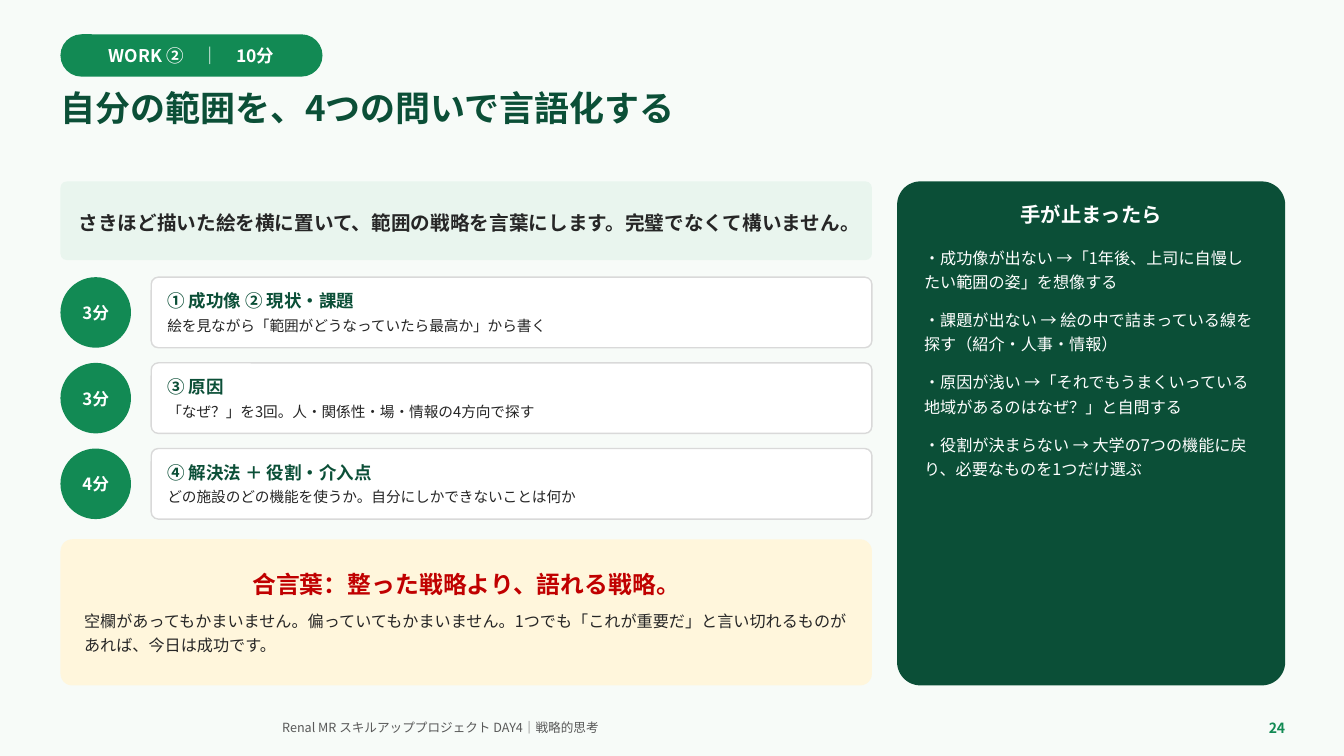
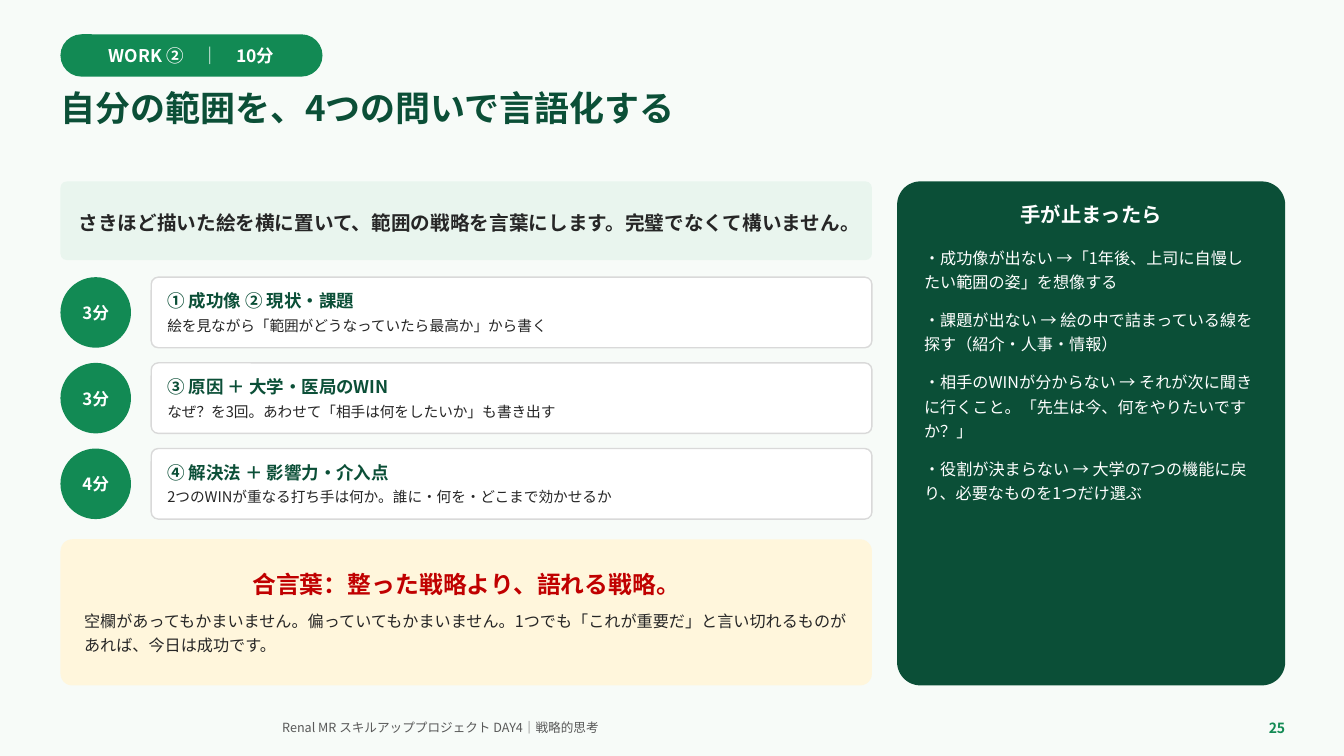
Before and after one commit to TAKUYA-1187/Claude, a slide deck: slide 25 of novartis_training/DAY4_ちょっと分かるだけで世界が変わる.pptx (slide 24 before the commit). Drawn at 1344x756 pixels with LibreOffice and Linux fonts; fonts in the diff are those of the drawing; background and template pictures are left out. Boxes give left, top, right and bottom in pixels: in the first picture for what was removed or moved away, otherwise in the second. Text is boxed around its words. In the diff, an @@ line names an element or a change of style, - is before the commit and + after.

```diff
--- a/novartis_training/DAY4_ちょっと分かるだけで世界が変わる.pptx
+++ b/novartis_training/DAY4_ちょっと分かるだけで世界が変わる.pptx
@@ text in rounded rectangle at [167,375,555,419]: text changed @@
-③ 原因
-「なぜ？」を3回。人・関係性・場・情報の4方向で探す
+③ 原因 ＋ 大学・医局のWIN
+なぜ？を3回。あわせて「相手は何をしたいか」も書き出す
@@ text in rounded rectangle at [924,374,1252,439]: text changed @@
-・原因が浅い →「それでもうまくいっている地域があるのはなぜ？」と自問する
+・相手のWINが分からない → それが次に聞きに行くこと。「先生は今、何をやりたいですか？」
@@ text in rounded rectangle at [167,464,611,503]: text changed @@
-④ 解決法 ＋ 役割・介入点
-どの施設のどの機能を使うか。自分にしかできないことは何か
+④ 解決法 ＋ 影響力・介入点
+2つのWINが重なる打ち手は何か。誰に・何を・どこまで効かせるか
@@ text at [1269,722,1285,733]: text changed @@
-24
+25
```
Also in this commit, not shown: 19 other slides changed, 1 slide added, 2 other files.
